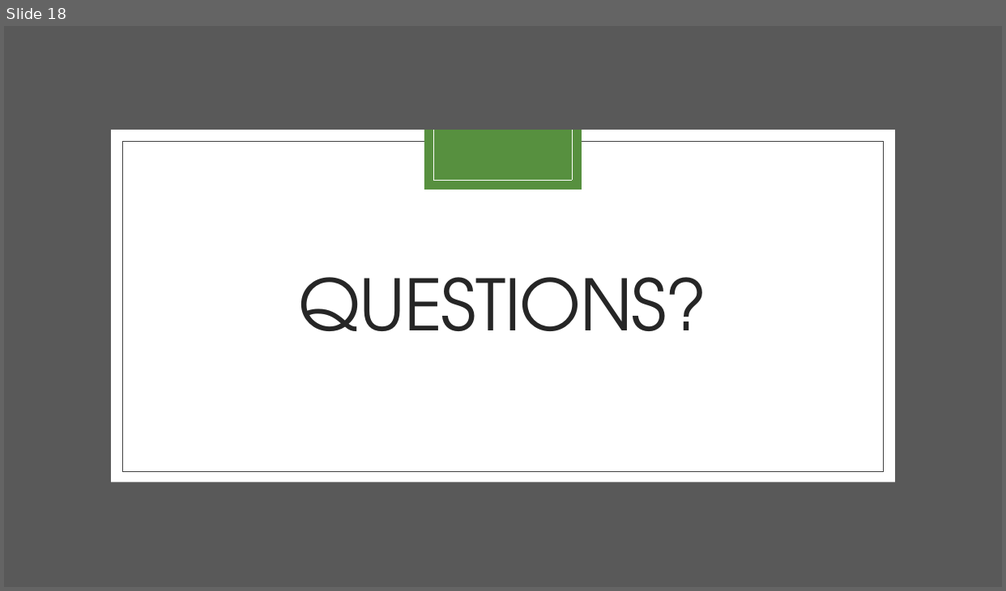
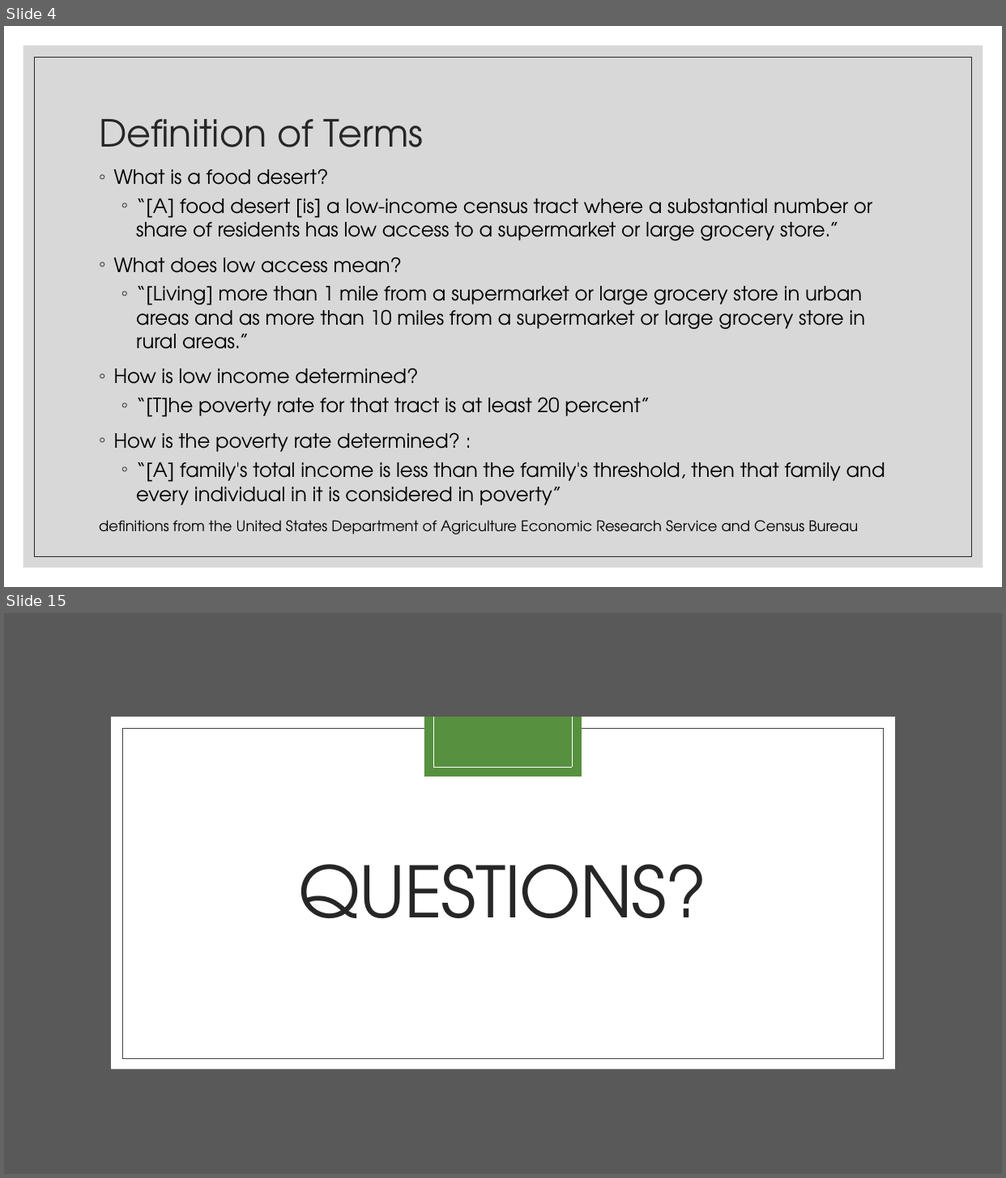
Before and after one commit to marybellavia/project-one, a slide deck: Urban Food Deserts.pptx. Shown one above the other, each under a label of ours: slide 18 before the commit, slides 4 and 15 after it; the slides between them are not shown. The pictures are 1006x591 and 1006x1178 pixels, drawn with LibreOffice and Linux fonts; fonts in the diff are those of the drawing. Boxes give left, top, right and bottom in pixels: in the first picture for what was removed or moved away, otherwise in the second. Text is boxed around its words. In the diff, an @@ line names an element or a change of style, - is before the commit and + after.

```diff
--- a/Urban Food Deserts.pptx
+++ b/Urban Food Deserts.pptx
@@ slide 4 added at (4,26,1002,587), background #FFFFFF @@
@@ rectangle added at (23,45,983,568), fill #BFBFBF at 60% opacity @@
@@ rectangle added at (35,57,972,557), outline #262626 0.5 pt @@
@@ title added at (99,119,424,148), 36 pt, text #262626 @@
+Definition of Terms
@@ text added at (99,169,885,535), 19 pt, text #000000 @@
+◦ What is a food desert?
+  ◦ “[A] food desert [is] a low-income census tract where a substantial number or share of residents has low access to a supermarket or large grocery store.”
+◦ What does low access mean?
+  ◦ “[Living] more than 1 mile from a supermarket or large grocery store in urban areas and as more than 10 miles from a supermarket or large grocery store in rural areas.”
+◦ How is low income determined?
+  ◦ “[T]he poverty rate for that tract is at least 20 percent”
+◦ How is the poverty rate determined? :
+  ◦ “[A] family's total income is less than the family's threshold, then that family and every individual in it is considered in poverty”
+definitions from the United States Department of Agriculture Economic Research Service and Census Bureau
@@ what was slide 18 is now slide 15 @@
```
Also in this commit, not shown: 10 slides changed, 4 other slides added, 7 slides removed, 6 other files.
